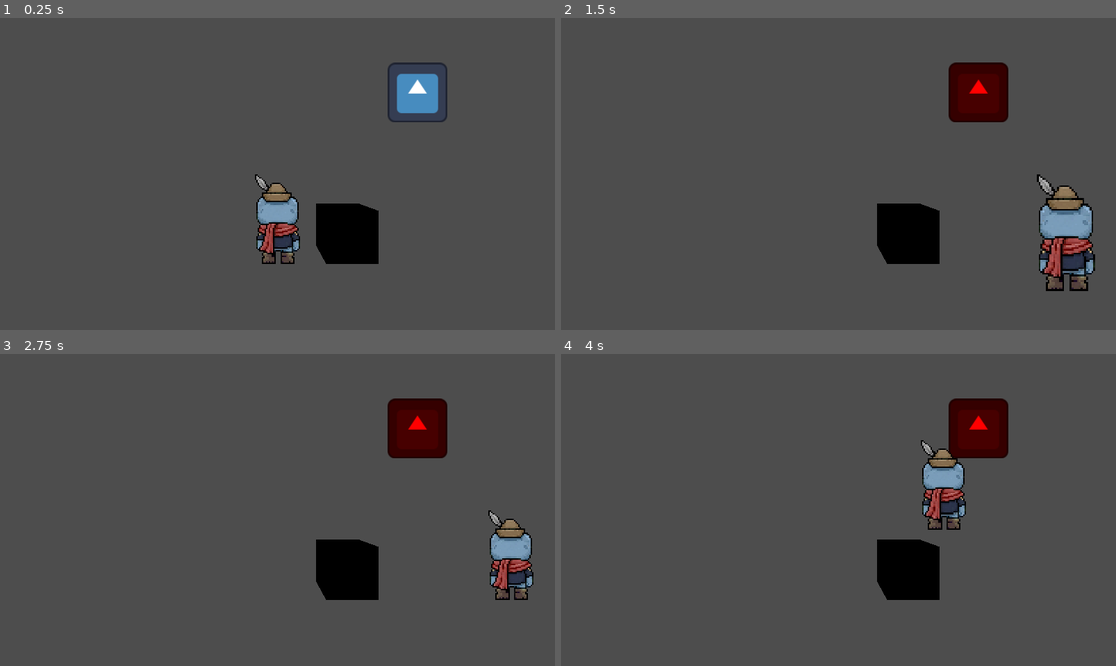
Above: before the commit, frames 1-4 (two rows, left to right).
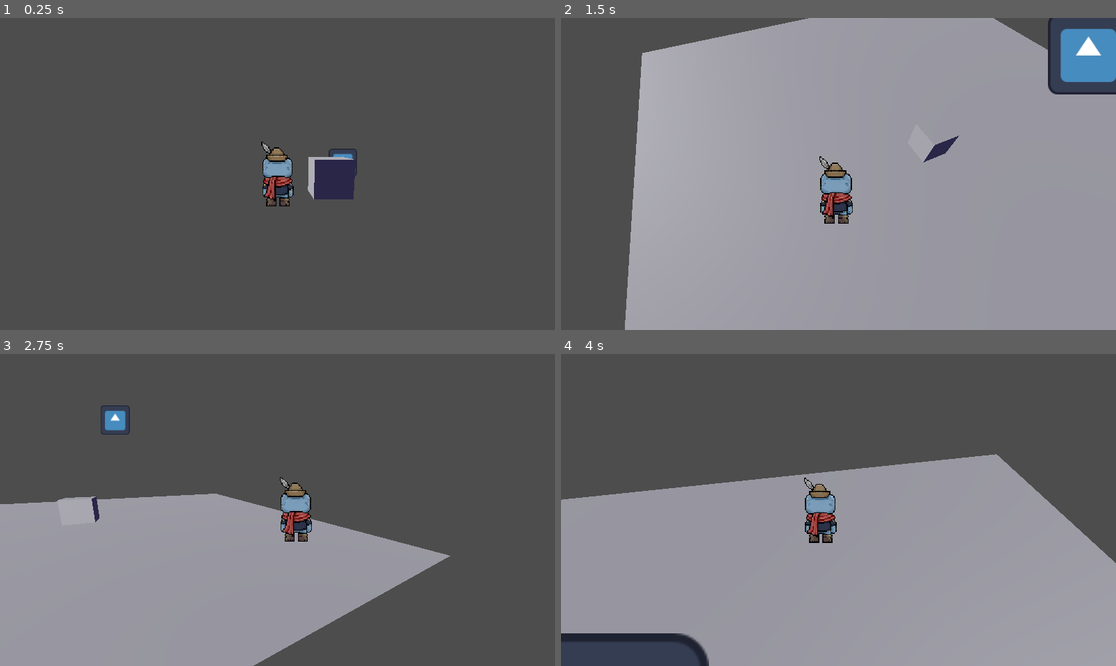
Above: after the commit, the same moments.

Repository: DBorgKiwami/group-project
Game: Godot game, scene res://scenes/levels/3d/testlevel.tscn
The game is run twice, just before and just after one commit, with the same random seed, the same clock (stepped at 60 frames per second) and the same inputs. The engine's default icon, where the game draws it, is replaced by a stand-in: a white triangle on a blue panel in a dark square.
Inputs (mouse positions are in pixels of both pictures, inside the frame that each line leads up to):
- Up to frame 1 (0.25 s): no input
- Up to frame 2 (1.5 s): tap Enter (ui_accept) at 0.5, 0.77 s; move the mouse to (960, 158) at 0.52 s; hold Right (ui_right) 0.53-1.28 s; hold / (grapple) 0.53-1.28 s; click (960, 158) at 0.67 s; move the mouse to (727, 189) at 1.27 s; hold Down (ui_down) from 1.28 s (still down); tap Shift (attack) at 1.35 s; click (727, 189) at 1.42 s
- Up to frame 3 (2.75 s): tap Enter (ui_accept) at 1.52 s; tap / (grapple) at 1.55 s; move the mouse to (333, 441) at 2.02 s; release Down (ui_down) at 2.03 s; hold Right (ui_right) from 2.03 s (still down); hold / (grapple) from 2.03 s (still down); click (333, 441) at 2.17 s
- Up to frame 4 (4 s): move the mouse to (810, 572) at 2.77 s; release Right (ui_right) at 2.78 s; release / (grapple) at 2.78 s; hold Up (ui_up) 2.78-3.53 s; tap E (interact) at 2.85 s; click (810, 572) at 2.92 s; tap Enter (ui_accept) at 3.02, 3.77 s; tap / (grapple) at 3.05 s; move the mouse to (1005, 556) at 3.52 s; hold Left (ui_left) from 3.53 s (still down); hold / (grapple) from 3.53 s (still down); click (1005, 556) at 3.67 s

The runs differ from the first frame. In frame 1, 6.7% of the frame differs, in the area x 45-81%, y 14-79%; in frame 2, 83%, in the area x 11-100%, y 0-100%; in frame 3, 38%; in frame 4, 59%.

Commit message:
Implement camera system and camera-relative movement
Add a new camera rig system with mouse look controls and implement camera-relative movement for the player. The camera follows the player with smooth interpolation and can be captured/released with mouse clicks and Esc key. Player movement is now calculated relative to the camera's facing direction instead of the player's transform. Added sprite bobbing animation while walking on the ground. Improved the test level with lighting, environment, platforms, and proper collision layers. Added Right Arrow as alternate grapple input binding.

Diff:
--- a/project.godot
+++ b/project.godot
@@ -62,6 +62,7 @@
 grapple={
 "deadzone": 0.2,
 "events": [Object(InputEventKey,"resource_local_to_scene":false,"resource_name":"","device":-1,"window_id":0,"alt_press …(191 unchanged characters)…
+, Object(InputEventKey,"resource_local_to_scene":false,"resource_name":"","device":-1,"window_id":0,"alt_pressed":false,"shift_pressed":false,"ctrl_pressed":false,"meta_pressed":false,"pressed":false,"keycode":0,"physical_keycode":4194325,"key_label":0,"unicode":0,"location":0,"echo":false,"script":null)
 ]
 }
 debug_swap_level={
--- /dev/null
+++ b/scenes/levels/3d/camera_rig.gd
@@ -0,0 +1,31 @@
+extends Node3D
+
+@export var target : Node3D
+@export var mouse_sensitivity = 0.005
+@export var follow_speed = 8.0
+@export var min_pitch = -60.0  # degrees, how far you can look down
+@export var max_pitch = 10.0   # degrees, how far you can look up
+
+var yaw = 0.0
+var pitch = -30.0
+
+func _ready():
+	Input.mouse_mode = Input.MOUSE_MODE_CAPTURED
+
+func _input(event: InputEvent) -> void:
+	if event is InputEventMouseMotion:
+		yaw -= event.relative.x * mouse_sensitivity
+		pitch -= event.relative.y * mouse_sensitivity
+		pitch = clamp(pitch, deg_to_rad(min_pitch), deg_to_rad(max_pitch))
+	if event.is_action_pressed("ui_cancel"):
+		# Press Esc to release the mouse, click to recapture
+		Input.mouse_mode = Input.MOUSE_MODE_VISIBLE
+	if event is InputEventMouseButton and event.pressed:
+		if Input.mouse_mode == Input.MOUSE_MODE_VISIBLE:
+			Input.mouse_mode = Input.MOUSE_MODE_CAPTURED
+
+func _process(delta: float) -> void:
+	if target:
+		global_position = global_position.lerp(target.global_position, follow_speed * delta)
+	rotation.y = yaw
+	rotation.x = pitch
--- a/scenes/levels/3d/testlevel.tscn
+++ b/scenes/levels/3d/testlevel.tscn
@@ -4,34 +4,91 @@
 [ext_resource type="PackedScene" uid="uid://ym375o801vpr" path="res://scenes/elements/grapplepoint3d.tscn" id="1_wopdt"]
 [ext_resource type="PackedScene" uid="uid://w3pslpy51esi" path="res://scenes/ui/dialogue_player.tscn" id="3_55jh8"]
 [ext_resource type="PackedScene" uid="uid://ci0hbngdv8pin" path="res://scenes/elements/dialogue_area.tscn" id="4_iy7w8"]
+[ext_resource type="Script" uid="uid://c5ao3410apy0e" path="res://scenes/levels/3d/camera_rig.gd" id="5_oeqc7"]
 
 [sub_resource type="WorldBoundaryShape3D" id="WorldBoundaryShape3D_x14dw"]
 
 [sub_resource type="BoxMesh" id="BoxMesh_b81ow"]
 
+[sub_resource type="BoxShape3D" id="BoxShape3D_ybvn3"]
+
+[sub_resource type="Sky" id="Sky_oeqc7"]
+
+[sub_resource type="Environment" id="Environment_oeqc7"]
+background_color = Color(0.50070053, 0.6735272, 0.86307657, 1)
+sky = SubResource("Sky_oeqc7")
+ambient_light_source = 2
+ambient_light_color = Color(0.33676627, 0.30920184, 0.54160255, 1)
+
+[sub_resource type="PlaneMesh" id="PlaneMesh_oeqc7"]
+size = Vector2(20, 20)
+
+[sub_resource type="BoxShape3D" id="BoxShape3D_oeqc7"]
+size = Vector3(20.260284, 1, 20.05371)
+
 [node name="Testlevel" type="Node3D" unique_id=674870779]
 
 [node name="Grapplepoint3d" parent="." unique_id=1832192751 instance=ExtResource("1_wopdt")]
 transform = Transform3D(1, 0, 0, 0, 1, 0, 0, 0, 1, 2.9964194, 3.340908, 0)
+collision_layer = 2
 
 [node name="StaticBody3D" type="StaticBody3D" parent="." unique_id=104634332]
+collision_layer = 2
 
 [node name="CollisionShape3D" type="CollisionShape3D" parent="StaticBody3D" unique_id=932370660]
+transform = Transform3D(1, 0, 0, 0, 1, 0, 0, 0, 1, 0, -0.97359836, 0)
 shape = SubResource("WorldBoundaryShape3D_x14dw")
 debug_color = Color(1, 1, 1, 1)
 
-[node name="3Dplatformingcharacter" parent="." unique_id=1535395532 instance=ExtResource("1_b81ow")]
+[node name="3Dplatformingcharacter" parent="." unique_id=1535395532 node_paths=PackedStringArray("grappleArea", "camera_rig") instance=ExtResource("1_b81ow")]
+collision_layer = 2
+collision_mask = 2
+grappleArea = NodePath("../Grapplepoint3d")
+camera_rig = NodePath("../CameraRig")
 
-[node name="Camera3D" type="Camera3D" parent="." unique_id=1063314922]
-transform = Transform3D(1, 0, 0, 0, 1, 0, 0, 0, 1, 0, 1.5996883, 4.3492885)
+[node name="Box" type="StaticBody3D" parent="." unique_id=1327833710]
+transform = Transform3D(1, 0, 0, 0, 1, 0, 0, 0, 1, 1.4181248, -0.4701705, 0)
+collision_layer = 2
 
-[node name="MeshInstance3D" type="MeshInstance3D" parent="." unique_id=1021424080]
-transform = Transform3D(1, 0, 0, 0, 1, 0, 0, 0, 1, 1.4181248, 0.4010216, 0)
+[node name="MeshInstance3D" type="MeshInstance3D" parent="Box" unique_id=1021424080]
+layers = 2
 mesh = SubResource("BoxMesh_b81ow")
+
+[node name="CollisionShape3D" type="CollisionShape3D" parent="Box" unique_id=766129375]
+shape = SubResource("BoxShape3D_ybvn3")
 
 [node name="DialoguePlayer" parent="." unique_id=1050777168 instance=ExtResource("3_55jh8")]
 
 [node name="Dialogue Area" parent="." unique_id=1771981628 instance=ExtResource("4_iy7w8")]
 transform = Transform3D(1, 0, 0, 0, 1, 0, 0, 0, 1, -2.3124695, 0, 0)
 
+[node name="CameraRig" type="Node3D" parent="." unique_id=1402317699 node_paths=PackedStringArray("target")]
+script = ExtResource("5_oeqc7")
+target = NodePath("../3Dplatformingcharacter")
+
+[node name="SpringArm3D" type="SpringArm3D" parent="CameraRig" unique_id=1747623567]
+spring_length = 6.0
+
+[node name="Camera3D" type="Camera3D" parent="CameraRig/SpringArm3D" unique_id=1063314922]
+transform = Transform3D(1, 0, 0, 0, 1, 0, 0, 0, 1, 0, 1.5996883, 4.3492885)
+
+[node name="DirectionalLight3D" type="DirectionalLight3D" parent="." unique_id=1045263482]
+transform = Transform3D(-0.14682014, 0.7641623, -0.62809235, -0.83094096, 0.2492036, 0.49742818, 0.53663874, 0.59494007, 0.5983856, -8.411295, 8.337144, 12.530869)
+light_energy = 2.0
+
+[node name="WorldEnvironment" type="WorldEnvironment" parent="." unique_id=2038193309]
+environment = SubResource("Environment_oeqc7")
+
+[node name="Platform" type="StaticBody3D" parent="." unique_id=451054342]
+transform = Transform3D(1, 0, 0, 0, 1, 0, 0, 0, 1, 0, -0.98770744, 0)
+collision_layer = 2
+
+[node name="MeshInstance3D" type="MeshInstance3D" parent="Platform" unique_id=117857280]
+transform = Transform3D(1, 0, 0, 0, 1, 0, 0, 0, 1, 0.04178953, 0.0069847107, 0)
+mesh = SubResource("PlaneMesh_oeqc7")
+
+[node name="CollisionShape3D" type="CollisionShape3D" parent="Platform" unique_id=2051168317]
+transform = Transform3D(1, 0, 0, 0, 1, 0, 0, 0, 1, 0.11607361, -0.4946565, -0.04321289)
+shape = SubResource("BoxShape3D_oeqc7")
+
 [editable path="Dialogue Area"]
--- a/scenes/player/3dplatformingcharacter.tscn
+++ b/scenes/player/3dplatformingcharacter.tscn
@@ -4,7 +4,8 @@
 [ext_resource type="Script" uid="uid://dhh3x6djf2fvc" path="res://scripts/playermovement/player3d.gd" id="4_g608u"]
 
 [sub_resource type="CapsuleShape3D" id="CapsuleShape3D_s3ukl"]
-height = 1.2797852
+radius = 0.48632813
+height = 1.717041
 
 [sub_resource type="SpriteFrames" id="SpriteFrames_g608u"]
 animations = [{
@@ -18,7 +19,7 @@
 }]
 
 [sub_resource type="SphereShape3D" id="SphereShape3D_6ofdj"]
-radius = 3.256
+radius = 0.48560098
 
 [sub_resource type="Animation" id="Animation_g608u"]
 length = 0.001
@@ -71,7 +72,7 @@
 animationControler = NodePath("AnimationPlayer")
 
 [node name="CollisionShape3D" type="CollisionShape3D" parent="." unique_id=479806587]
-transform = Transform3D(1, 0, 0, 0, 1, 0, 0, 0, 1, 0, 0.007080078, 0)
+transform = Transform3D(1, 0, 0, 0, 1, 0, 0, 0, 1, 0, -0.09527075, 0)
 shape = SubResource("CapsuleShape3D_s3ukl")
 
 [node name="AnimatedSprite3D" type="AnimatedSprite3D" parent="." unique_id=858905964]
@@ -82,10 +83,12 @@
 animation = &"test"
 
 [node name="Area3D" type="Area3D" parent="." unique_id=190598689]
+transform = Transform3D(1, 0, 0, 0, 1, 0, 0, 0, 1, 0, 0.58001435, 0)
 collision_layer = 32
 collision_mask = 8
 
 [node name="CollisionShape3D" type="CollisionShape3D" parent="Area3D" unique_id=577473613]
+transform = Transform3D(1, 0, 0, 0, 1, 0, 0, 0, 1, -0.007710457, -1.0744169, 0)
 shape = SubResource("SphereShape3D_6ofdj")
 
 [node name="AnimationPlayer" type="AnimationPlayer" parent="." unique_id=453225793]
--- a/scripts/playermovement/player3d.gd
+++ b/scripts/playermovement/player3d.gd
@@ -3,24 +3,30 @@
 @export var sprite : AnimatedSprite3D
 @export var grappleArea : Area3D
 @export var animationControler : AnimationPlayer
+@export var camera_rig : Node3D
 
 @export var SPEED = 5.0
 @export var JUMP_VELOCITY = 4.5
 @export var jump_timer_max = 0.2
 @export var jump_buffer_len = 0.12
 @export var grapple_time = 0.3
+@export var bob_speed = 10.0
+@export var bob_amount = 0.05
 var can_jump = false
 var jump_timer = jump_timer_max
 var jump_buffer = 0
 var grappleTween : Tween
 var grappling = false
 var inDialogue = false
+var bob_time = 0.0
+var sprite_base_y = 0.0
 
 func _ready():
 	SignalBus.display_dialogue.connect(_on_dialogue_display)
 	SignalBus.dialogue_done.connect(_on_dialogue_done)
 	if Scenecontroler._check_start_position():
 		global_position = Scenecontroler.start_position_value
+	sprite_base_y = sprite.position.y
 
 func _on_dialogue_display(_dialogue):
 	inDialogue = true
@@ -85,9 +91,20 @@
 		velocity.y = minf(0, velocity.y)
 
 	# Get the input direction and handle the movement/deceleration.
-	# As good practice, you should replace UI actions with custom gameplay actions.
+	# Movement is calculated relative to the camera's current facing direction.
 	var input_dir := Input.get_vector("ui_left", "ui_right", "ui_up", "ui_down")
-	var direction := (transform.basis * Vector3(input_dir.x, 0, input_dir.y)).normalized()
+	var direction := Vector3.ZERO
+	if camera_rig:
+		var cam_basis = camera_rig.global_transform.basis
+		var cam_forward = cam_basis.z
+		var cam_right = cam_basis.x
+		cam_forward.y = 0
+		cam_right.y = 0
+		cam_forward = cam_forward.normalized()
+		cam_right = cam_right.normalized()
+		direction = (cam_right * input_dir.x + cam_forward * input_dir.y).normalized()
+	else:
+		direction = (transform.basis * Vector3(input_dir.x, 0, input_dir.y)).normalized()
 	if direction and !inDialogue:
 		velocity.x = direction.x * SPEED
 		velocity.z = direction.z * SPEED
@@ -100,6 +117,15 @@
 			#sprite.flip_h = true;
 		#elif velocity.x > 0:
 			#sprite.flip_h = false;
+
+	#Sprite bob effect while walking on the ground
+	var is_moving = Vector2(velocity.x, velocity.z).length() > 0.1
+	if is_moving and is_on_floor():
+		bob_time += delta * bob_speed
+		sprite.position.y = sprite_base_y + sin(bob_time) * bob_amount
+	else:
+		bob_time = 0.0
+		sprite.position.y = sprite_base_y
 
 	move_and_slide()#
 
Not shown, added: scenes/levels/3d/camera_rig.gd.uid
